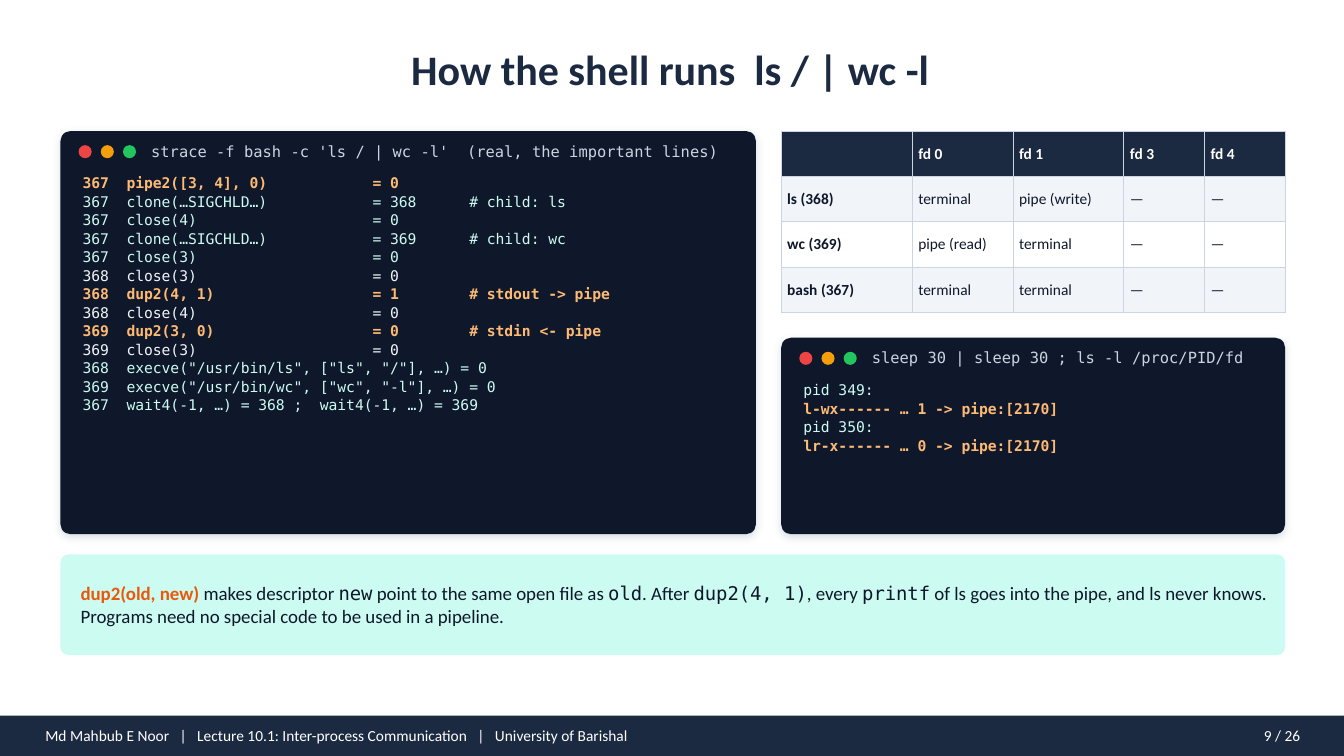
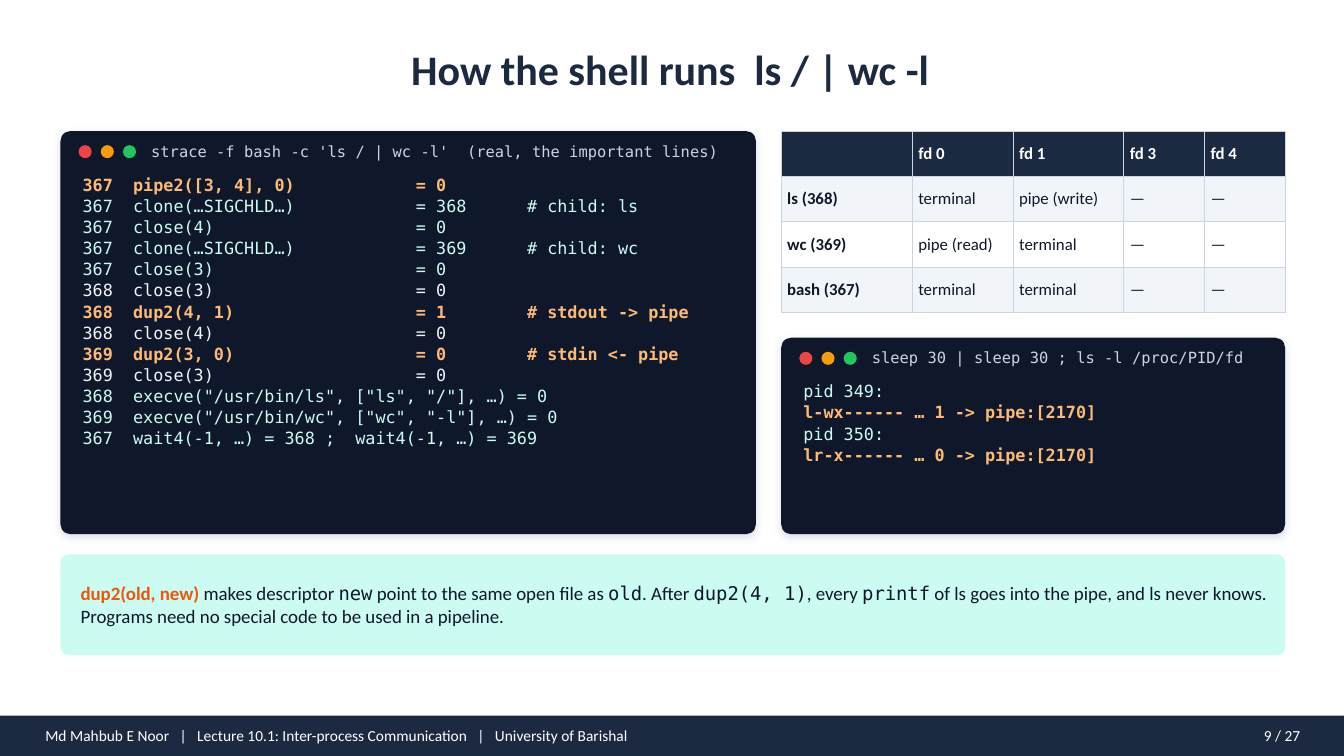
Before and after one commit to mahbubnoor/Introduction-to-system-programming, a slide deck: slide 9 of decks/lecture_10.1.pptx. Drawn at 1344x756 pixels with LibreOffice and Linux fonts; fonts in the diff are those of the drawing. Boxes give left, top, right and bottom in pixels: in the first picture for what was removed or moved away, otherwise in the second. Text is boxed around its words. In the diff, an @@ line names an element or a change of style, - is before the commit and + after.

```diff
--- a/decks/lecture_10.1.pptx
+++ b/decks/lecture_10.1.pptx
@@ table at (781,131,1286,302) @@
@@ size 11 to 12 pt @@
@@ text "367 pipe2([3, 4], 0) = ..." at (83,178,688,447): size 10.5 to 12 pt @@
@@ text "pid 349:" at (803,384,1096,465): size 10.5 to 12 pt @@
@@ text at (1264,731,1301,741): text changed @@
-9 / 26
+9 / 27
```
Also in this commit, not shown: 25 other slides changed, 1 slide added, 25 other files.
